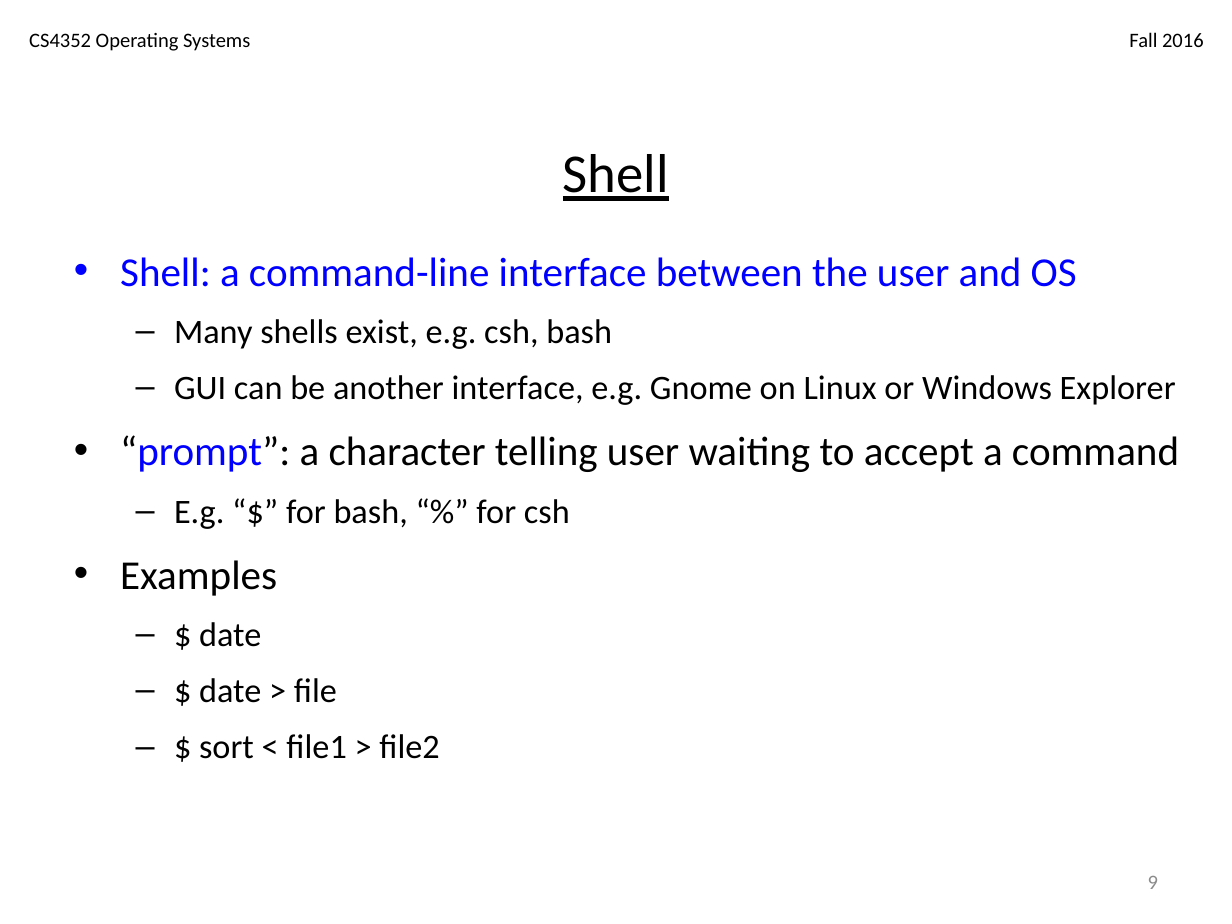
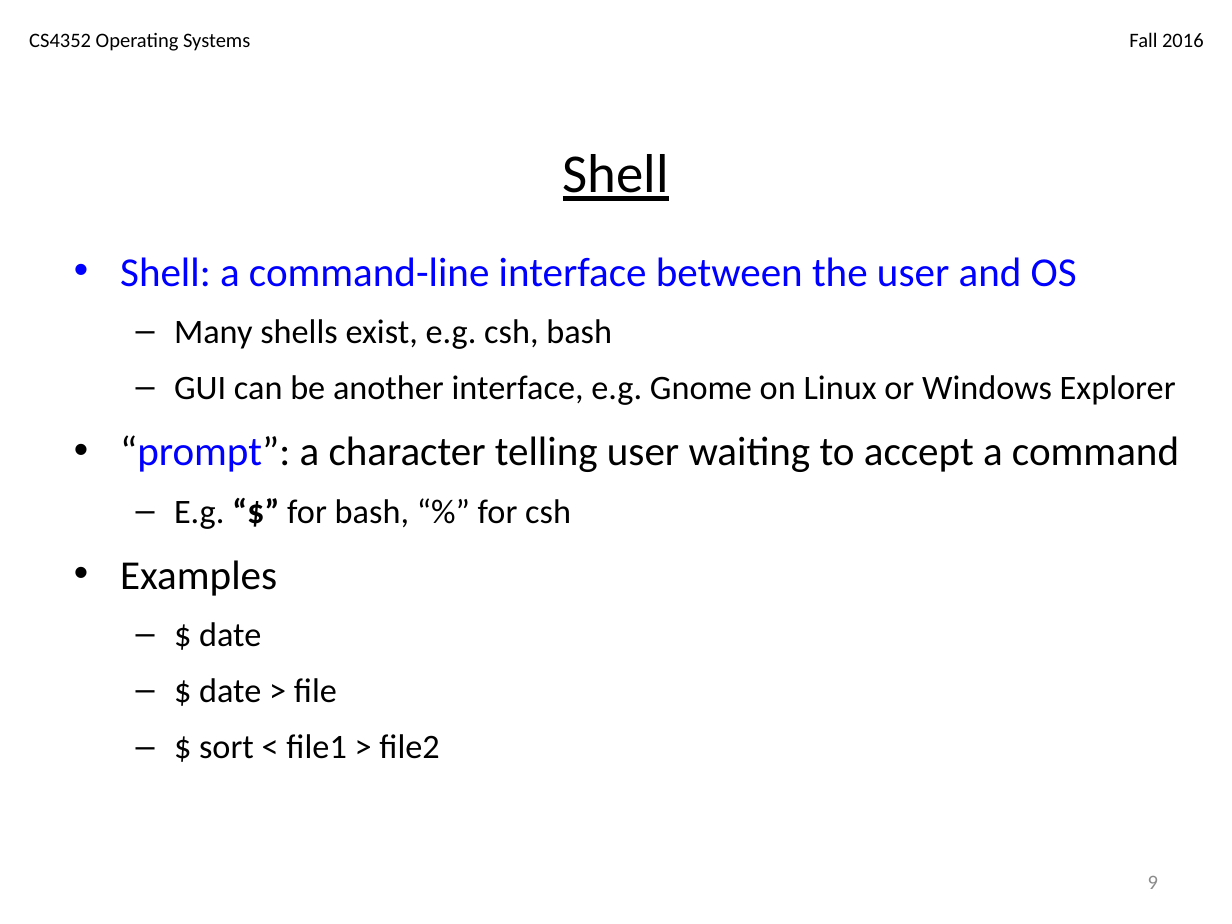
Before and after one commit to iDataVisualizationLab/CS4352_Fall2018, a slide deck: slide 9 of slides/Lecture03.pptx. Drawn at 1232x924 pixels with LibreOffice and Linux fonts; fonts in the diff are those of the drawing. Boxes give left, top, right and bottom in pixels: in the first picture for what was removed or moved away, otherwise in the second. Text is boxed around its words. In the diff, an @@ line names an element or a change of style, - is before the commit and + after.

```diff
--- a/slides/Lecture03.pptx
+++ b/slides/Lecture03.pptx
@@ text at [174, 499, 571, 529]: bold on in "“$”" @@
```
Also in this commit, not shown: 7 other slides changed.
